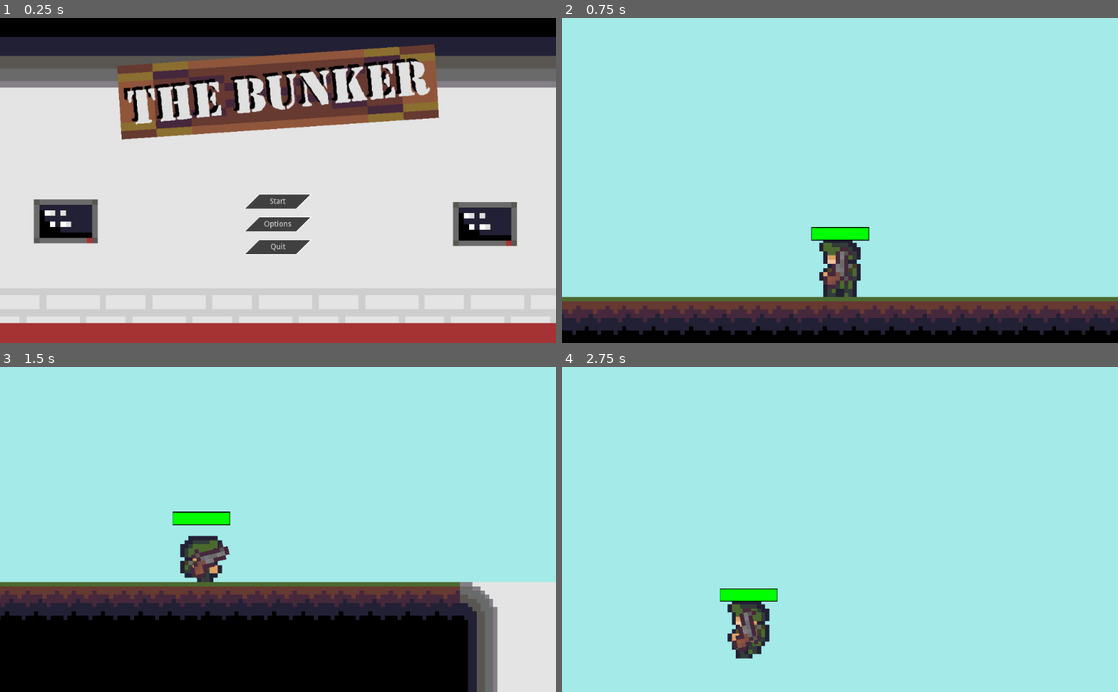
Above: before the commit, frames 1-4 (two rows, left to right).
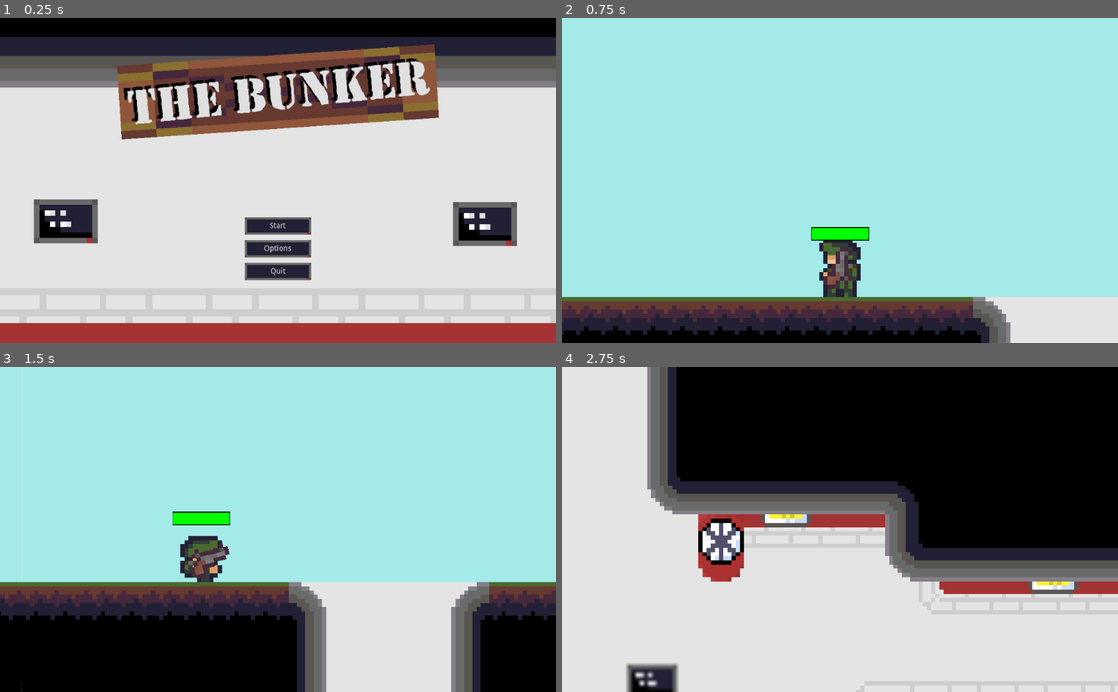
Above: after the commit, the same moments.

Repository: CUBE-The-Final-Shape/Destroying-Horrible
Game: Godot game, scene res://Scenes/MainMenu.tscn
The game is run twice, just before and just after one commit, with the same random seed, the same clock (stepped at 60 frames per second) and the same inputs.
Inputs (mouse positions are in pixels of both pictures, inside the frame that each line leads up to):
- Up to frame 1 (0.25 s): no input
- Up to frame 2 (0.75 s): click "Start" at 0.5 s
- Up to frame 3 (1.5 s): tap Enter at 1.25 s; move the mouse to (400, 513) at 1.27 s; hold D (right) from 1.28 s (still down); hold Ctrl (crouch) from 1.28 s (still down)
- Up to frame 4 (2.75 s): keep holding D (right); tap W (up) at 1.52, 2.27 s; move the mouse to (728, 545) at 2.02 s; release Ctrl (crouch) at 2.03 s; click (728, 545) at 2.1 s

The runs differ from the first frame. In frame 1, 2.3% of the frame differs, in the area x 44-56%, y 54-81%; in frame 2, 5.1%; in frame 3, 17%; in frame 4, 100%, in the area x 0-100%, y 0-100%.

Commit message:
Small changes to main menu

Diff:
--- a/Scenes/Main.tscn
+++ b/Scenes/Main.tscn
@@ -443,7 +443,7 @@
 position = Vector2( 478, 376 )
 
 [node name="Player" parent="." groups=["player"] instance=ExtResource( 1 )]
-position = Vector2( 391, 200 )
+position = Vector2( 432, 200 )
 
 [node name="Health bar" parent="Player" instance=ExtResource( 7 )]
 margin_left = -10.0
--- a/Scenes/MainMenu.tscn
+++ b/Scenes/MainMenu.tscn
@@ -22,7 +22,7 @@
 anchor_right = 0.5
 anchor_bottom = 1.0
 margin_left = -144.0
-margin_top = -280.0
+margin_top = -235.0
 margin_right = 144.0
 
 [node name="Start" type="Button" parent="VBoxContainer"]
--- a/Scripts/MainMenu.gd
+++ b/Scripts/MainMenu.gd
@@ -1,6 +1,7 @@
 extends Control
 
 func _on_Start_pressed():
+# warning-ignore:return_value_discarded
 	get_tree().change_scene("res://Scenes/Main.tscn")
 
 func _on_Quit_pressed():
Binary file changed: sprites/main_menu/generic_button.png
